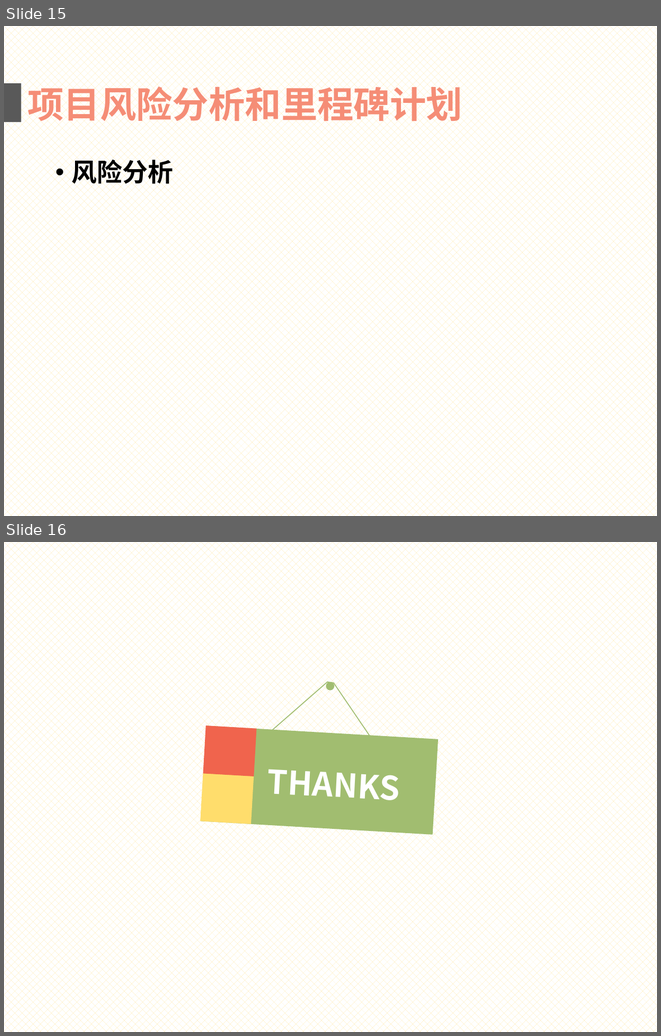
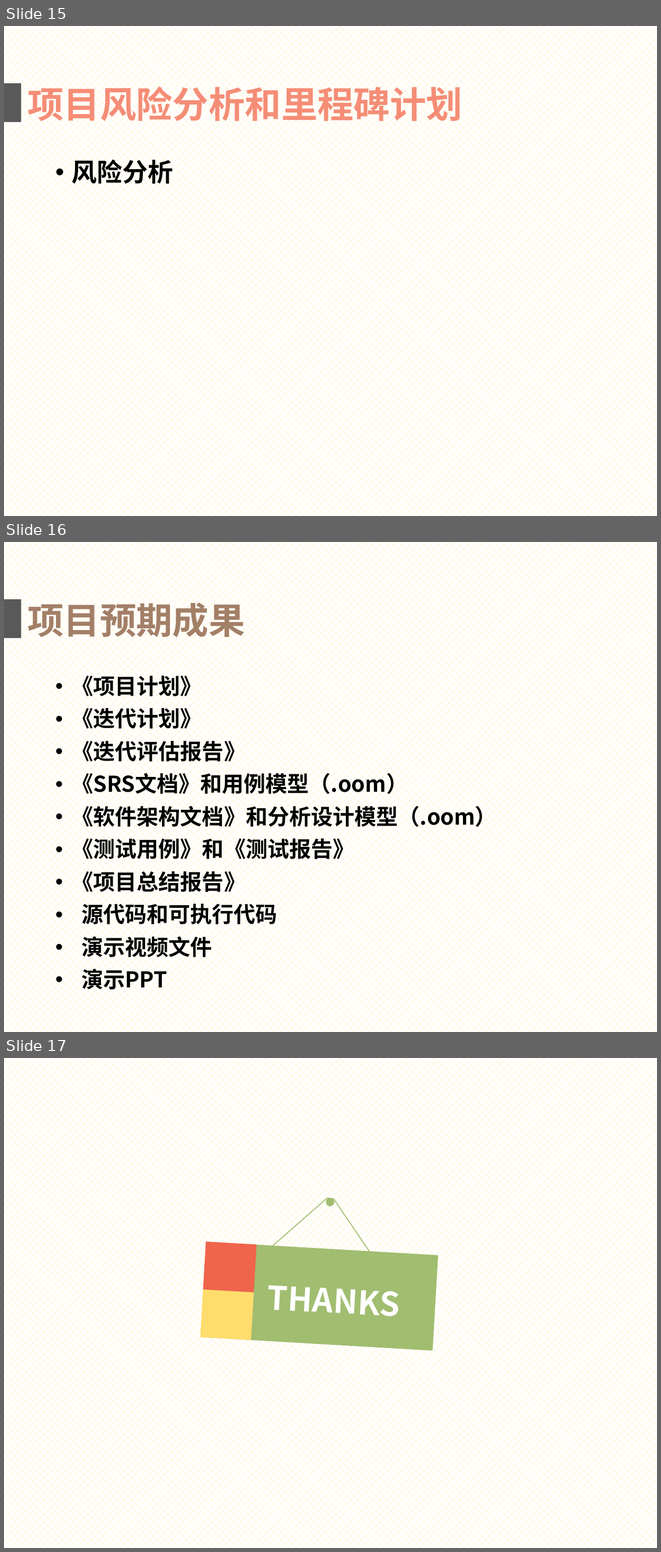
Before and after one commit to gocs/letmeknow, a slide deck: doc/presentation.pptx. Shown one above the other, each under a label of ours: slides 15 and 16 before the commit, slides 15, 16 and 17 after it. The pictures are 661x1036 and 661x1552 pixels, drawn with LibreOffice and Linux fonts; fonts in the diff are those of the drawing. Boxes give left, top, right and bottom in pixels: in the first picture for what was removed or moved away, otherwise in the second. Text is boxed around its words. In the diff, an @@ line names an element or a change of style, - is before the commit and + after.

Commit message:
添加PPT中 项目预期成果

```diff
--- a/doc/presentation.pptx
+++ b/doc/presentation.pptx
@@ slide 16 added at (4,542,657,1032), background pattern #FFE699 on #FFFFFF @@
@@ rectangle added at (4,599,21,638), fill #595959 @@
@@ text added at (27,602,245,641), 40 pt, text #A37F67, bold @@
+项目预期成果
@@ text added at (72,672,497,993), 24 pt, text #000000, bold @@
+• 《项目计划》
+• 《迭代计划》
+• 《迭代评估报告》
+• 《SRS文档》和用例模型（.oom）
+• 《软件架构文档》和分析设计模型（.oom）
+• 《测试用例》和《测试报告》
+• 《项目总结报告》
+• 源代码和可执行代码
+• 演示视频文件
+• 演示PPT
@@ what was slide 16 is now slide 17 @@
```
Also in this commit, not shown: 1 slide changed.
